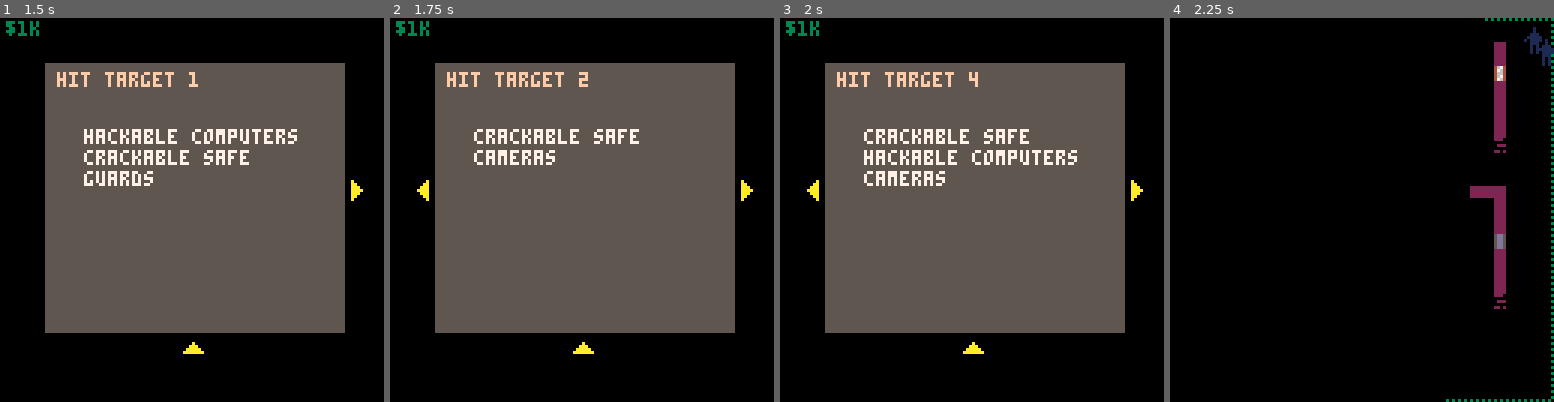
Above: before the commit, frames 1-4 (left to right).
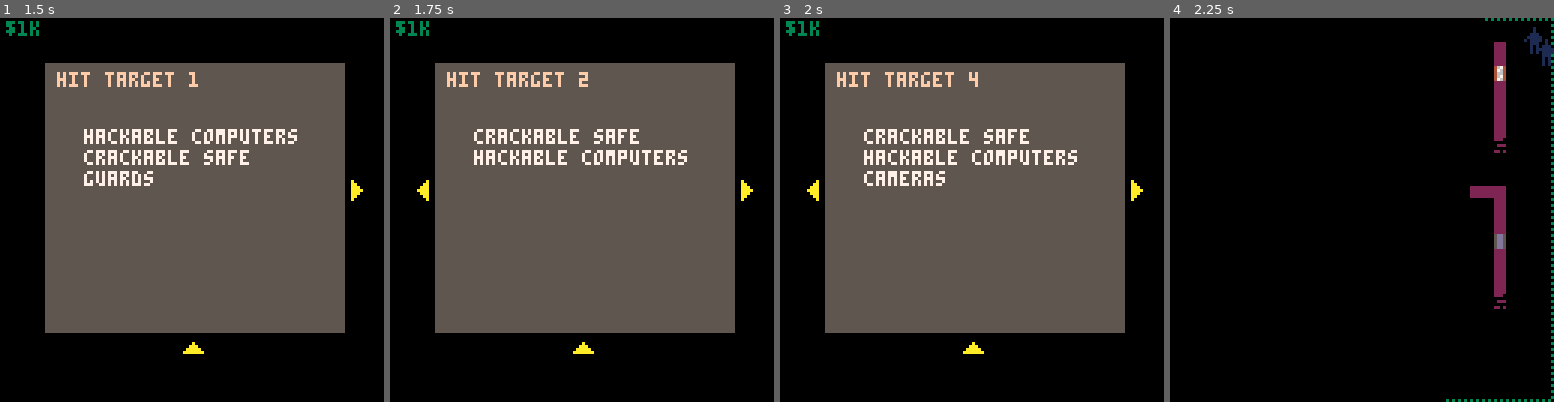
Above: after the commit, the same moments.

Repository: ironchestgames/pico-8-carts
Game: PICO-8 cartridge stealth.p8
Same seed, same stepped clock (60 frames per second), same inputs: the game is played once before the commit and once after it.
Inputs:
- Up to frame 1 (1.5 s): tap X (X key) at 0.33, 1.07 s; tap O (Z key) at 0.7 s
- Up to frame 2 (1.75 s): hold Right from 1.6 s (still down); tap O (Z key) at 1.7 s
- Up to frame 3 (2 s): keep holding Right; tap X (X key) at 1.85 s
- Up to frame 4 (2.25 s): release Right at 2.1 s; tap O (Z key) at 2.1 s; hold Up from 2.15 s (still down)

Frame 1 is identical in both runs. In frame 2, 0.8% of the frame differs, in the area x 21-78%, y 34-39%; in frame 3, nothing differs; in frame 4, nothing differs.

Commit message:
stealth - the great token hunt

Diff:
--- a/stealth.p8
+++ b/stealth.p8
@@ -85,7 +85,7 @@
 -- set auto-repeat delay for btnp
 poke(0x5f5c, 5)
 
---7789
+
 -- s2t usage:
 -- t=s2t'1;2;3;4;5;6;7;hej pa dig din gamle gries;'
 -- t=s2t'.x;1;.y;2;'
@@ -136,6 +136,8 @@
 local windowpeekdys=s2t'-64;-32;0;32;'
 
 local guardsholdingdeltas=s2t'-65;-64;-63;-34;-33;-32;-31;-30;-2;-1;0;1;2;30;31;32;33;34;63;64;65;'
+local guarddxdeltas=s2t'.0;1;.1;-1;.2;0;.3;0;'
+local guarddydeltas=s2t'.0;0;.1;0;.2;1;.3;-1;'
 
 local camcontrolscreenpos={
  s2t'.x;-2;.y;-4;',
@@ -248,14 +250,11 @@
 
 local function walladjacency(_a)
  -- todo: fix for out of bounds
- if floor[_a.y*32+_a.x-1] == 2 then
-  return 0
- elseif floor[_a.y*32+_a.x+1] == 2 then
-  return 1
- elseif floor[(_a.y-1)*32+_a.x] == 2 then
-  return 2
- elseif floor[(_a.y+1)*32+_a.x] == 2 then
-  return 3
+ local _i=_a.y*32+_a.x
+ for _j=0,3 do
+  if floor[_i+adjdeltas[_j]] == 2 then
+   return _j
+  end
  end
  -- return nil
 end
@@ -359,7 +358,7 @@
  end
 
  if _tmp.state == 'ready' then
-  local _input=nil
+  local _input
   if btnp(0,_p.i) then
    _input=0
   elseif btnp(1,_p.i) then
@@ -368,7 +367,7 @@
    _input=2
   end
 
-  if _input != nil then
+  if _input then
    if _input == _tmp.seq[1] then
     del(_tmp.seq,_input)
     if #_tmp.seq == 0 then
@@ -419,9 +418,7 @@
   _o.draw=function()
    for _i=1,#_tmp.pos do
     local _p=_tmp.pos[_i]
-    local _x=_tmp.ox*4+_p.x
-    local _y=_tmp.oy*4+_p.y
-    sspr(0,120+_p.state*2,3,2,_x,_y)
+    sspr(0,120+_p.state*2,3,2,_tmp.ox*4+_p.x,_tmp.oy*4+_p.y)
    end
   end
 
@@ -469,10 +466,9 @@
   end
 
   if _c > 1 then
-   _tmp.pos[1].state=3 -- todo: token hunt?
-   _tmp.pos[2].state=3
-   _tmp.pos[3].state=3
-   _tmp.pos[4].state=3
+   for _i=1,4 do
+    _tmp.pos[_i].state=3
+   end
    sfx(13)
    setalertlvl2('cctv compromised!',_tmp.ox,_tmp.oy)
   end
@@ -501,25 +497,29 @@
 
 local function safe(_p,_o,_tmp)
  _p.workingstate='cracking'
- if _o.isopen != true then
+ if not _o.isopen then
 
   -- generate new code
-  if _o.code == nil then
-   _o.code={flr(rnd(8))+1,flr(rnd(8))+1,flr(rnd(8))+1,flr(rnd(8))+1,flr(rnd(8))+1} -- todo: token hunt?
+  if not _o.code then
+   _o.code={}
+   for _i=1,5 do
+    add(_o.code,flr(rnd(8))+1)
+   end
   end
 
   -- reset for this try
-  if _tmp.code == nil then
+  if not _tmp.code then
    _tmp.code=_o.code
    _tmp.codei=1
    _tmp.codetick=0
    _tmp.unlocked=nil
 
    _o.draw=function()
-    if _tmp.iserror == true then
-     pset(_tmp.ox*4+5,_tmp.oy*4-3,8)
-    elseif _o.isopen != true and _tmp.unlocked == true then
-     pset(_tmp.ox*4+5,_tmp.oy*4-3,11)
+    local _x,_y=_tmp.ox*4+5,_tmp.oy*4-3
+    if _tmp.iserror then
+     pset(_x,_y,8)
+    elseif _tmp.unlocked and not _o.isopen then
+     pset(_x,_y,11)
     end
    end
   end
@@ -527,10 +527,10 @@
   local _dir=_tmp.codei%2
   for _i=0,1 do
    if btnp(_i,_p.i) then
-    local _snd=nil
+    local _snd
     if _dir == _i then
      _tmp.codetick+=1
-     if _tmp.iserror != true and _tmp.codetick == _tmp.code[_tmp.codei] then
+     if _tmp.codetick == _tmp.code[_tmp.codei] and not _tmp.iserror then
       if _tmp.codei == #_tmp.code then
        _tmp.unlocked=true
       end
@@ -542,7 +542,7 @@
     else
      _tmp.iserror=true
     end
-    if _snd != true then
+    if not _snd then -- todo: token hunt, maybe order sfx so you can do sfx(14+_sfxi)
      sfx(15) -- click
     end
    end
@@ -580,7 +580,7 @@
 end
 
 local function doorfromunder(_p,_o,_tmp)
- if _tmp.opened == nil then
+ if not _tmp.opened then
   _o.typ+=2
   _tmp.opened=true
  end
@@ -611,7 +611,7 @@
 end
 
 local function doorfromabove(_p,_o,_tmp)
- if _tmp.opened == nil then
+ if not _tmp.opened then
   _tmp.o2=objs[_tmp.oi+32]
   _tmp.o2.typ+=2
   _tmp.opened=true
@@ -623,8 +623,9 @@
 
  fog[(_tmp.oy+1)*32+_tmp.ox]=0
  for _y=_tmp.oy+2,32 do
-  fog[_y*32+_tmp.ox]=0
-  if floor[_y*32+_tmp.ox] == 2 then
+  local _i=_y*32+_tmp.ox
+  fog[_i]=0
+  if floor[_i] == 2 then
    break
   end
  end
@@ -640,8 +641,9 @@
 end
 
 local function doorpeekfromabove(_p,_o,_tmp)
- fog[(_tmp.oy+1)*32+_tmp.ox]=0
- fog[(_tmp.oy+2)*32+_tmp.ox]=0
+ local _i=_tmp.oy*32+_tmp.ox
+ fog[_i+32]=0
+ fog[_i+64]=0
 end
 
 
@@ -661,7 +663,7 @@
   return
  end
 
- if _tmp.opened == nil then
+ if not _tmp.opened then
   _o.typ+=2
   _tmp.opened=true
  end
@@ -704,7 +706,7 @@
   return
  end
 
- if _tmp.opened == nil then
+ if not _tmp.opened then
   _o2.typ+=2
   _tmp.opened=true
  end
@@ -715,8 +717,9 @@
 
  fog[(_tmp.oy+1)*32+_tmp.ox]=0
  for _y=_tmp.oy+2,32 do
-  fog[_y*32+_tmp.ox]=0
-  if floor[_y*32+_tmp.ox] == 2 then
+  local _i=_y*32+_tmp.ox
+  fog[_i]=0
+  if floor[_i] == 2 then
    break
   end
  end
@@ -780,6 +783,14 @@
  -- reset player
  _p.action=nil
  _p.state='standing'
+end
+
+local function newwindow()
+ return {
+  typ=22,
+  action={[0]=breakwindowfromright,[1]=breakwindowfromleft},
+  adjaction={[0]=windowpeekfromright,[1]=windowpeekfromleft},
+ }
 end
 
 local function iswallclose(_x,_y,_dx,_dy)
@@ -828,26 +839,17 @@
  end
 
  local function floorcount(_x,_y)
-  local _c=0
-  if floor[_y*32+_x-1] == 1 then
-   _c+=1
-  end
-  if floor[_y*32+_x+1] == 1 then
-   _c+=1
-  end
-  if floor[(_y-1)*32+_x] == 1 then
-   _c+=1
-  end
-  if floor[(_y+1)*32+_x] == 1 then
-   _c+=1
+  local _c,_i=0,_y*32+_x
+  for _j=0,3 do
+   if floor[_i+adjdeltas[_j]] == 1 then
+    _c+=1
+   end
   end
   return _c
  end
 
  -- add rooms
- local _xmin=2
- local _ymin=3
- local _ystart=3
+ local _xmin,_ymin,_ystart=2,3,3
 
  repeat
   local _w=flr(rnd(19))+10
@@ -867,28 +869,20 @@
   end
 
   -- add left window
-  objs[(_ystart+2+flr(rnd(_h-5)))*32+_xstart]={ -- todo: token hunt?
-   typ=22,
-   action={[0]=breakwindowfromright,[1]=breakwindowfromleft},
-   adjaction={[0]=windowpeekfromright,[1]=windowpeekfromleft},
-  }
+  objs[(_ystart+2+flr(rnd(_h-5)))*32+_xstart]=newwindow()
 
   -- add right window
-  objs[(_ystart+2+flr(rnd(_h-5)))*32+_xstart+_w-1]={
-   typ=22,
-   action={[0]=breakwindowfromright,[1]=breakwindowfromleft},
-   adjaction={[0]=windowpeekfromright,[1]=windowpeekfromleft},
-  }
+  objs[(_ystart+2+flr(rnd(_h-5)))*32+_xstart+_w-1]=newwindow()
 
   -- add top door
-  objs[(_ystart*32)+_xstart+2+flr(rnd(_w-5))]={
+  objs[_ystart*32+_xstart+2+flr(rnd(_w-5))]={
    typ=12,
    action={[2]=doorfromunder},
    adjaction={[2]=doorpeekfromunder}
   }
 
   -- add camera
-  local _c={x=_xstart+1,y=_ystart+1,state=1,}
+  local _c={x=_xstart+1,y=_ystart+1,state=1}
   if rnd() < 0.5 then
    _c.x=_xstart+_w-2
   end
@@ -953,7 +947,7 @@
  for _j=#cameras,1,-1 do
   local _c=cameras[_j]
   local _i=_c.y*32+_c.x
-  if objs[_i-32-1] or -- todo: token hunt?
+  if objs[_i-31] or
      objs[_i-1] or
      objs[_i+1] or
      objs[_i-32] or
@@ -1042,13 +1036,13 @@
    del(_types,_typ)
   end
 
-  local _o={typ=_typ,shadow={[0]=true,true,nil,nil},} -- todo: token hunt? should be able to remove trailing nils
+  local _o={typ=_typ,shadow={[0]=true,true}}
   objs[_i]=_o
 
   if _typ == 2 then
-   _o.shadow={[0]=true,nil,nil,nil}
-   objs[_i+1]={typ=3,action={[2]=computer},loot={'door access code'},shadow={[0]=nil,nil,nil,nil}}
-   objs[_i+2]={typ=4,shadow={[0]=nil,true,nil,nil}}
+   _o.shadow={[0]=true}
+   objs[_i+1]={typ=3,action={[2]=computer},loot={'door access code'},shadow={}}
+   objs[_i+2]={typ=4,shadow={true}}
 
    computercount+=1
    if computercount == 2 then
@@ -1056,16 +1050,16 @@
    end
 
   elseif _typ == 5 then
-   _o.shadow={[0]=true,nil,nil,nil}
-   objs[_i+1]={typ=6,action={[2]=camcontrol},shadow={[0]=nil,nil,nil,nil}}
-   objs[_i+2]={typ=7,shadow={[0]=nil,true,nil,nil}}
+   _o.shadow={[0]=true}
+   objs[_i+1]={typ=6,action={[2]=camcontrol},shadow={}}
+   objs[_i+2]={typ=7,shadow={true}}
 
   elseif _typ == 8 then
-   _o.shadow={[0]=true,nil,nil,nil}
+   _o.shadow={[0]=true}
    _o.action={[2]=safe}
    _o.loot={'diamonds',14000}
 
-   objs[_i+1]={typ=9,shadow={[0]=nil,true,nil,nil}}
+   objs[_i+1]={typ=9,shadow={true}}
 
    add(mapthings,'crackable safe')
   end
@@ -1076,31 +1070,30 @@
   local _o=objs[_i]
   if _o then
    _o.light={}
-  end
-
-  -- remove windows
-  if _o and _o.typ == 22 then
-   if not (floor[_i] == 2 and floor[_i-1] != 2 and floor[_i+1] != 2) then
-    objs[_i]=nil
-   end
-  end
-
-  -- fix doors
-  if _o and _o.typ == 12 then
-   if objs[_i+1] or not (floor[_i] == 2 and floor[_i-1] == 2 and floor[_i+1] == 2 and floor[_i+32] != 2 and floor[_i-64] != 2) then
-    objs[_i]=nil
-   else
-    objs[_i-32]={action={[3]=doorfromabove},adjaction={[3]=doorpeekfromabove}}
-    objs[_i+1]={typ=13}
-
-    -- switch to locked
-    if rnd() > 0.75 then
-     objs[_i].typ=16
-     objs[_i].action[2]=lockeddoorfrombelow
-
-     objs[_i-32].action[3]=lockeddoorfromabove
-
-     objs[_i+1].typ=17
+
+   -- remove windows
+   if _o.typ == 22 then
+    if not (floor[_i] == 2 and floor[_i-1] != 2 and floor[_i+1] != 2) then
+     objs[_i]=nil
+    end
+
+   -- fix doors
+   elseif _o.typ == 12 then
+    if objs[_i+1] or not (floor[_i] == 2 and floor[_i-1] == 2 and floor[_i+1] == 2 and floor[_i+32] != 2 and floor[_i-64] != 2) then
+     objs[_i]=nil
+    else
+     objs[_i-32]={action={[3]=doorfromabove},adjaction={[3]=doorpeekfromabove}}
+     objs[_i+1]={typ=13}
+
+     -- switch to locked
+     if rnd() > 0.70 then
+      objs[_i].typ=16
+      objs[_i].action[2]=lockeddoorfrombelow
+
+      objs[_i-32].action[3]=lockeddoorfromabove
+
+      objs[_i+1].typ=17
+     end
     end
    end
   end
@@ -1206,7 +1199,7 @@
 
       -- hide behind object
       if _p.state != 'working' then
-       local _hiding=nil
+       local _hiding
        local _pwa=walladjacency(_p)
        local _i=_p.y*32+_p.x
        for _a=0,3 do
@@ -1215,15 +1208,15 @@
         if _o then
          local _ox,_oy=_oi&31,_oi\32
          local _a=adjacency(_p.x,_p.y,_ox,_oy)
-         local _owa=walladjacency({x=_ox,y=_oy})
-         if _o.shadow and _o.shadow[_a] and _owa != nil and _pwa != nil and _a != nil and light[_p.y*32+_p.x] == 0 then -- todo: token hunt
+         local _owa=walladjacency{x=_ox,y=_oy}
+         if _o.shadow and _o.shadow[_a] and _owa and _pwa and _a and light[_i] == 0 then
           _p.state='hiding'
           _p.adjacency=_a
           _hiding=true
          end
         end
        end
-       if _hiding == nil then
+       if not _hiding then
         _p.state='standing'
        end
       end
@@ -1292,24 +1285,14 @@
      end
 
      -- move
-     local _gwa=walladjacency({x=_g.x+_g.dx,y=_g.y+_g.dy}) -- todo: do this better
-     if _gwa == 0 then -- todo: token hunt? lookup table instead
-      _g.x+=1
-     elseif _gwa == 1 then
-      _g.x-=1
-     elseif _gwa == 2 then
-      _g.y+=1
-     elseif _gwa == 3 then
-      _g.y-=1
-     else
-      _g.x+=_g.dx
-      _g.y+=_g.dy
-     end
+     local _gwa=walladjacency{x=_g.x+_g.dx,y=_g.y+_g.dy} -- todo: do this better
+     _g.x+=guarddxdeltas[_gwa] or _g.dx
+     _g.y+=guarddydeltas[_gwa] or _g.dy
 
     elseif _g.state == 'holding' then
      -- is holding suspect
 
-    elseif _g.state == 'listening' then
+    elseif _g.state == 'listening' then -- todo: implement this
      _g.state_c-=1
      _g.state_c2-=1
 
@@ -1570,20 +1553,13 @@
   for _i=0,arslen do
    local _o=objs[_i]
    if _o and _o.shadow then
+    for _j=0,3 do
+     if _o.shadow[_j] then
+      light[_i+adjdeltas[_j]]=0
+     end
+    end
+
     local _ox,_oy=_i&31,_i\32
-    if _o.shadow[0] then -- todo: token hunt? lookup table instead?
-     light[_oy*32+_ox-1]=0
-    end
-    if _o.shadow[1] then
-     light[_oy*32+_ox+1]=0
-    end
-    if _o.shadow[2] then
-     light[(_oy-1)*32+_ox]=0
-    end
-    if _o.shadow[3] then
-     light[(_oy+1)*32+_ox]=0
-    end
-
     for _l in all(_o.light) do
      light[(_oy+_l.y)*32+_ox+_l.x]=1
     end
@@ -1594,9 +1570,10 @@
   for _i=0,arslen do
 
    -- light up walls
-   local _x,_y=_i&31,_i\32
-   if light[(_y+1)*32+_x] == 1 and floor[_y*32+_x] == 2 and floor[(_y+1)*32+_x] != 2 then
-    light[_y*32+_x]=1
+   if light[_i+32] == 1 and
+      floor[_i] == 2 and
+      floor[_i+32] != 2 then
+    light[_i]=1
    end
 
    -- light up windows
@@ -1605,8 +1582,7 @@
       (light[_i-1] == 1 or light[_i+1] == 1) then
     light[_i]=1
     if _o.typ == 23 then
-     local _x,_y=_i&31,_i\32 -- todo: token hunt, inline
-     setalertlvl2('broken window!',_x,_y)
+     setalertlvl2('broken window!',_i&31,_i\32)
     end
    end
   end
@@ -1621,8 +1597,7 @@
    for _i=0,arslen do
     local _o=objs[_i]
     if _o and _o.typ == 10 and light[_i] == 1 then
-     local _x,_y=_i&31,_i\32 -- todo: token hunt, inline
-     setalertlvl2('safe opened!',_x,_y)
+     setalertlvl2('safe opened!',_i&31,_i\32)
     end
    end
   end
@@ -1630,9 +1605,7 @@
   -- remove fog
   -- todo: token hunt
   for _p in all(players) do
-   if _p.state == 'caught' then
-    -- do nothing
-   else
+   if _p.state != 'caught' then
     for _d in all(fogdirs) do
      local _x,_y=_p.x,_p.y
      local _l=32
@@ -1789,20 +1762,15 @@
   -- draw guards
   for _g in all(guards) do
    if _g.state == 'patrolling' then
-    local _dir=0 -- todo: token hunt, lookup table instead?
-    if _g.dx == 1 then
-     _dir=1
-    elseif _g.dy == -1 then
-     _dir=2
-    elseif _g.dy == 1 then
-     _dir=3
-    end
-    local _frame=0
-    if _g.state == 'patrolling' then -- todo: token hut, why is is doubled here?
+    local _dir=0
+    for _j=1,3 do
+     if adjdeltas[_j] == _g.dy*32+_g.dx then
+      _dir=_j
+     end
+    end
+    local _frame=2
+    if tick < alertlvls[alertlvl]/2 then
      _frame=1
-     if tick < alertlvls[alertlvl]/2 then
-      _frame=2
-     end
     end
     sspr(0+_dir*27+_frame*9,31,9,11,_g.x*4-2,_g.y*4-7)
 
@@ -1818,9 +1786,9 @@
   if devfog == false then
    for _i=0,arslen do
     local _f=fog[_i]
-    if _f == nil then
-     local _x,_y=_i&31,_i\32 -- todo: token hunt?
-     rectfill(_x*4,_y*4,_x*4+3,_y*4+3,0)
+    if not _f then
+     local _x,_y=(_i&31)*4,(_i\32)*4
+     rectfill(_x,_y,_x+3,_y+3,0)
     end
    end
   end
